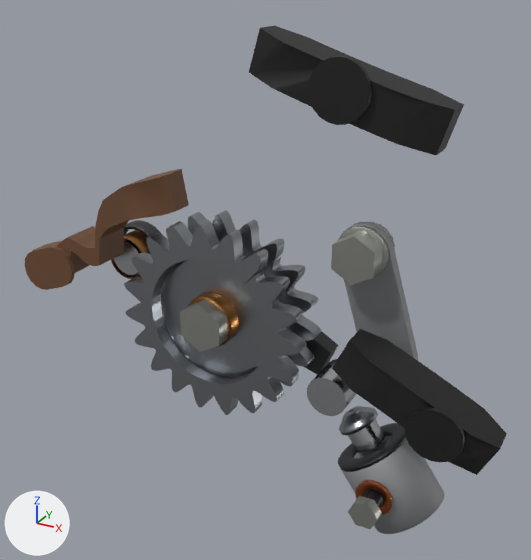
The glTF model public/parts/chain-tensioner-left.glb: old version first, new version second.
The view is the same before and after, from a 50 mm camera at (-93.1, -412.8, 47.2) aimed at (-194.0, -229.4, -44.5). Arrows for +X, +Y and +Z are at lower left; the lights stay in place. The first picture is the older version. Where no turn or scale is listed for an object, it has been applied to the vertices. Vertices at exactly the same position are counted once.

In view in the first picture: 'chain-tensioner-left:blackPlastic', 'chain-tensioner-left:bronze', 'chain-tensioner-left:castAlu', 'chain-tensioner-left:darkSteel', 'chain-tensioner-left:forgedDark', 'chain-tensioner-left:polishedSteel', 'chain-tensioner-left:railBrown', 'chain-tensioner-left:steel', 'chain-tensioner-left:zincPlate' and 1 more.
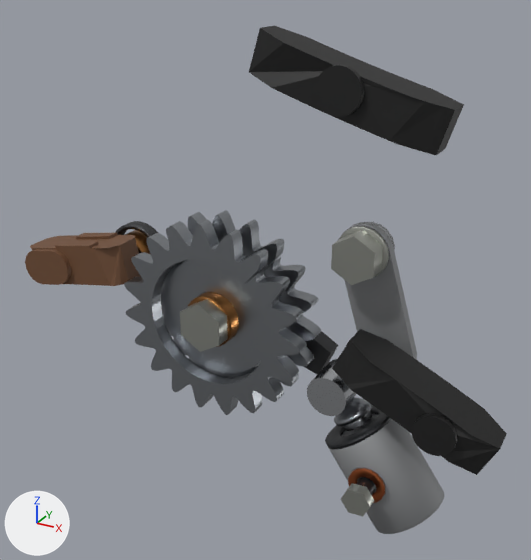
Where the newer file only moved an object's origin or applied its transform, the numbers keep the older frame.

The change, as a diff of the scene's bpy script:
```diff
--- a/public/parts/chain-tensioner-left.glb.py
+++ b/public/parts/chain-tensioner-left.glb.py
@@ me_mesh_0 @@
-me_mesh_0.from_pydata(...)  # 1906 vertices, 3812 faces; spans x -42.4..42.4, y -9.5..9.5, z -32.4..32.4
+me_mesh_0.from_pydata(...)  # 1906 vertices, 3812 faces; spans x -42.4..40.5, y -9.5..9.5, z -32.0..32.4
+# me_mesh_0 part 1: the loose piece of 90 vertices spanning x 31.0..42.4, y -3.5..9.5, z -32.4..-23.4 is moved by (-1.8, 0.0, 2.6)
 me_mesh_0.materials.append(mat_steel)
@@ me_mesh_3 @@
-me_mesh_3.from_pydata(...)  # 216 vertices, 416 faces; spans x -52.7..52.7, y -14.0..14.0, z -35.1..35.1
+me_mesh_3.from_pydata(...)  # 216 vertices, 416 faces; spans x -52.7..48.1, y -14.0..14.0, z -28.5..35.1
+# me_mesh_3 part 2: the loose piece of 30 vertices spanning x 40.6..52.7, y -7.5..2.5, z -35.1..-23.6 is multiplied about its middle by the matrix ((0.78, 0.0, 0.313), (0.0, 1.0, 0.0), (0.313, 0.0, 0.553)), then moved by (-3.2, 0.0, 4.6)
 me_mesh_3.materials.append(mat_polishedsteel)
@@ me_mesh_4 @@
-me_mesh_4.from_pydata(...)  # 131 vertices, 248 faces; spans x -34.9..34.9, y -17.9..17.9, z -40.7..40.7
+me_mesh_4.from_pydata(...)  # 131 vertices, 248 faces; spans x -34.8..32.3, y -17.8..17.8, z -37.1..40.7
+# me_mesh_4 part 3: the loose piece of 14 vertices spanning x 25.6..34.9, y -17.9..-14.4, z -40.7..-32.3 is moved by (-2.5, 0.0, 3.6)
 me_mesh_4.materials.append(mat_zincplate)
@@ me_mesh_5 @@
 # used by ob_chain_tensioner_left_castalu; parent = ob_chain_tensioner_left; location = (-152.7, -229.8, -71.32); scale = (47.7, 47.7, 47.7)
-me_mesh_5.from_pydata(...)  # 334 vertices, 668 faces; spans x -0.43..0.43, y -0.26..0.26, z -1.0..1.0
+me_mesh_5.from_pydata(...)  # 254 vertices, 508 faces; spans x -0.43..0.43, y -0.26..0.26, z -1.0..1.0
+# me_mesh_5 part 4: 44 vertices moved from x -0.26..0.14, y -0.26..0.25, z -0.61..0.74 to x -0.36..0.04, y -0.26..0.25, z -0.47..0.74; 174 vertices removed from x -0.43..0.23, y -0.12..0.22, z -0.85..1.0; 94 vertices added at x -0.43..0.22, y -0.12..0.22, z -0.85..0.97
 me_mesh_5.materials.append(mat_castalu)
@@ me_mesh_6 @@
-me_mesh_6.from_pydata(...)  # 122 vertices, 240 faces; spans x -10.4..10.4, y -15.2..15.2, z -9.3..9.3
+me_mesh_6.from_pydata(...)  # 122 vertices, 240 faces; spans x -10.5..10.5, y -15.2..15.2, z -10.7..10.7
+# me_mesh_6 part 5: the loose piece of 96 vertices spanning x -10.4..10.4, y -9.2..15.2, z -5.9..9.3 is moved by (-0.1, 0.0, 1.5)
+# me_mesh_6 part 6: the loose piece of 26 vertices spanning x 3.1..8.5, y -15.2..-9.2, z -9.3..-3.9 is moved by (2.0, 0.0, -1.5)
 me_mesh_6.materials.append(mat_darksteel)
@@ me_mesh_8 @@
-me_mesh_8.from_pydata(...)  # 300 vertices, 592 faces; spans x -38.6..38.6, y -8.0..8.0, z -57.6..57.6
+me_mesh_8.from_pydata(...)  # 300 vertices, 594 faces; spans x -38.6..38.6, y -8.0..8.0, z -57.6..57.6
+# me_mesh_8 part 7: 40 vertices removed from x -18.9..-2.5, y -8.0..-6.4, z 36.1..52.5; 40 vertices added at x -16.9..-4.5, y -8.0..-6.4, z 38.1..50.5
+# me_mesh_8 part 8: 40 vertices removed from x 13.3..29.7, y -8.0..-6.4, z -54.0..-37.6; 40 vertices added at x 15.3..27.7, y -8.0..-6.4, z -52.0..-39.6
 me_mesh_8.materials.append(mat_blackplastic)
@@ me_mesh_9 @@
 # used by ob_chain_tensioner_left_railbrown; parent = ob_chain_tensioner_left; location = (-251.4, -236.7, -36.03); scale = (31.7, 31.7, 31.7)
-me_mesh_9.from_pydata(...)  # 192 vertices, 384 faces; spans x -1.0..1.0, y -0.23..0.23, z -0.75..0.75
+me_mesh_9.from_pydata(...)  # 164 vertices, 329 faces; spans x -1.0..1.0, y -0.37..0.37, z -0.47..0.47
+# me_mesh_9 part 9: the loose piece of 156 vertices spanning x -1.0..1.0, y -0.18..0.23, z -0.66..0.75 is rebuilt with 164 vertices and now spans x -1.0..1.0, y -0.37..0.37, z -0.47..0.47
+# other edits to the shape of me_mesh_9 do not show in these pictures
 me_mesh_9.materials.append(mat_railbrown)
@@ ob_chain_tensioner_left_darksteel @@
 ob_chain_tensioner_left_darksteel = bpy.data.objects.new('chain-tensioner-left:darkSteel', me_mesh_6)
-ob_chain_tensioner_left_darksteel.location = (-155.4, -233.1, -94.6)
+ob_chain_tensioner_left_darksteel.location = (-159.9, -233.1, -89.5)
@@ ob_chain_tensioner_left_railbrown @@
 ob_chain_tensioner_left_railbrown.parent = ob_chain_tensioner_left
-ob_chain_tensioner_left_railbrown.location = (-251.4, -236.7, -36.03)
-ob_chain_tensioner_left_railbrown.scale = (31.7, 31.7, 31.7)
+ob_chain_tensioner_left_railbrown.location = (-261.9, -235.8, -48.93)
+ob_chain_tensioner_left_railbrown.scale = (21.5, 21.5, 21.5)
```

What differs and where, as boxes [x1, y1, x2, y2] in the pictures (531 x 560 px; the box of a moved part takes in the faces that stretch with it):
'chain-tensioner-left:steel', reshaped: before [124, 210, 378, 435]; after [124, 210, 373, 427]
'chain-tensioner-left:castAlu', reshaped (10% wider): before [340, 222, 444, 534]; after [329, 222, 444, 534]
'chain-tensioner-left:railBrown', reshaped, moved, rescaled (29% narrower, 56% shorter): before [25, 169, 189, 290]; after [25, 233, 141, 286]
'chain-tensioner-left:zincPlate', reshaped: before [180, 226, 389, 529]; after [180, 226, 389, 516]
'chain-tensioner-left:darkSteel', reshaped, moved: before [338, 423, 406, 507]; after [325, 406, 391, 495]
part 1 of me_mesh_0, moved or reshaped: before [339, 406, 378, 435]; after [334, 397, 373, 427]
part 2 of me_mesh_3, moved or reshaped: before [348, 419, 385, 453]; after [343, 411, 372, 431]
part 3 of me_mesh_4, moved or reshaped: before [348, 496, 382, 529]; after [341, 483, 374, 516]
part 4 of me_mesh_5, moved or reshaped: before [340, 226, 428, 528]; after [329, 228, 428, 528]
part 5 of me_mesh_6, moved or reshaped: before [338, 423, 406, 472]; after [325, 406, 391, 450]
part 6 of me_mesh_6, moved or reshaped: before [364, 489, 383, 507]; after [357, 477, 376, 495]
part 7 of me_mesh_8, moved or reshaped: before [308, 56, 372, 125]; after [315, 64, 364, 117]
part 8 of me_mesh_8, moved or reshaped: before [405, 407, 465, 462]; after [412, 413, 457, 456]
part 9 of me_mesh_9, rebuilt: before [32, 169, 189, 273]; after [25, 233, 141, 286]
